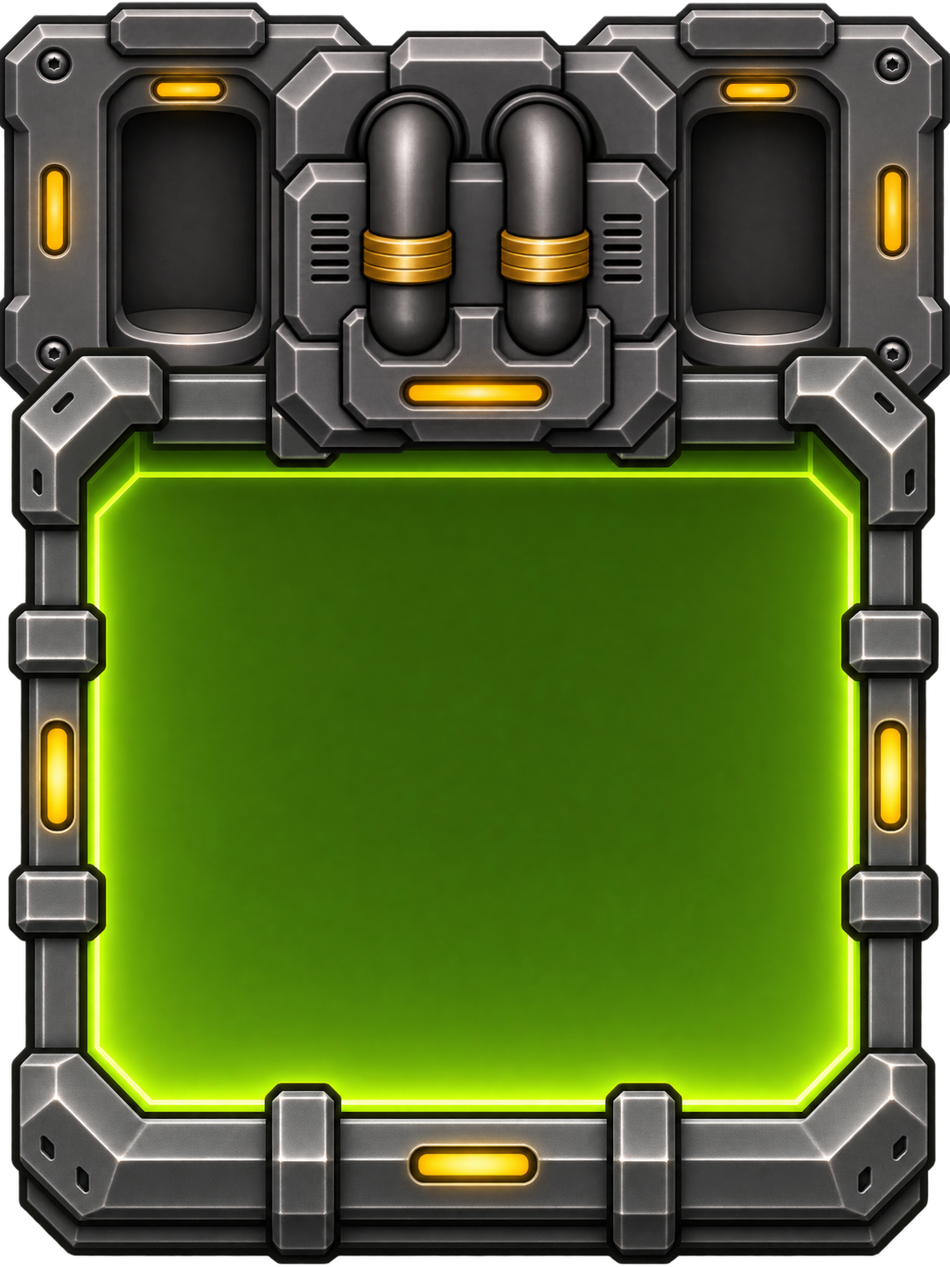
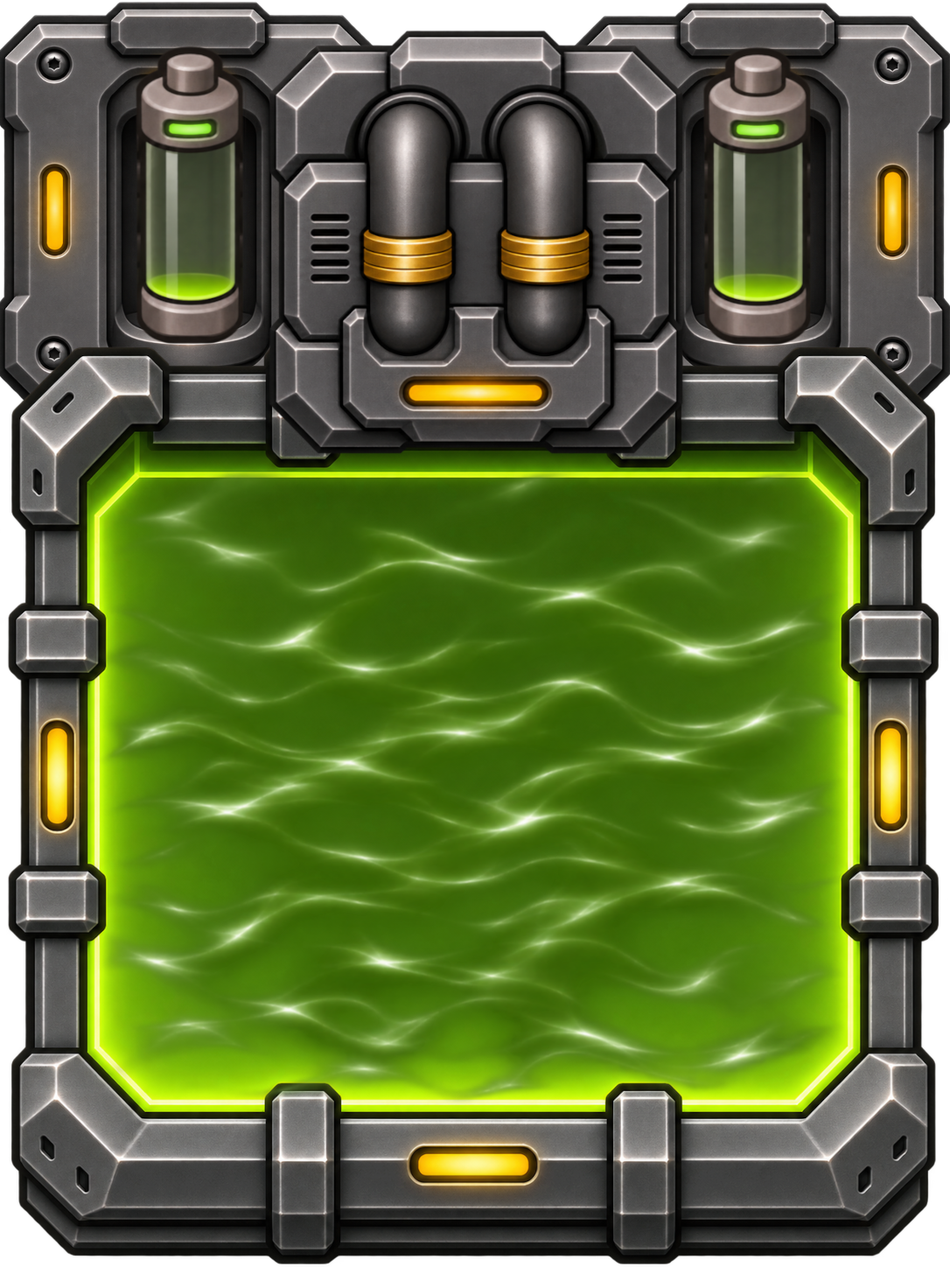
Two versions of the same layered image (950x1267). Layer-by-layer changes:
showed "Left_07" over bbox(135, 45, 247, 345)
showed "Right_00" over bbox(703, 46, 815, 346)
added layer "Pasted Layer #3" above "Pasted Layer #1" over bbox(93, 468, 853, 1105)
